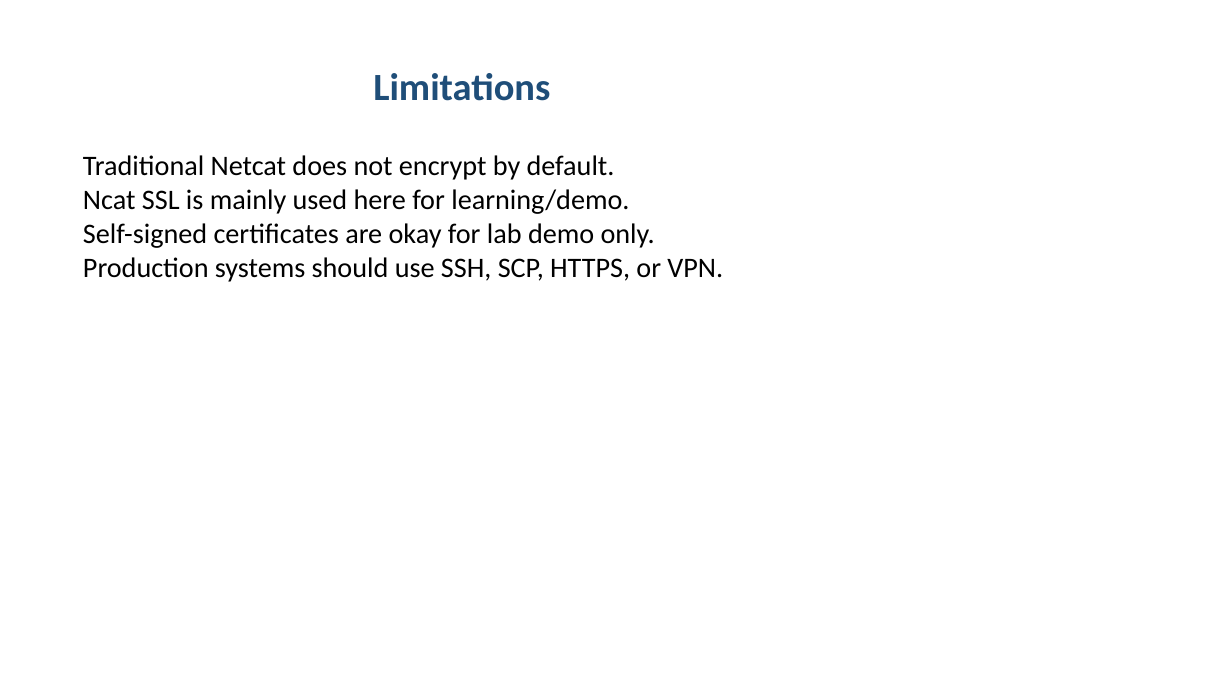
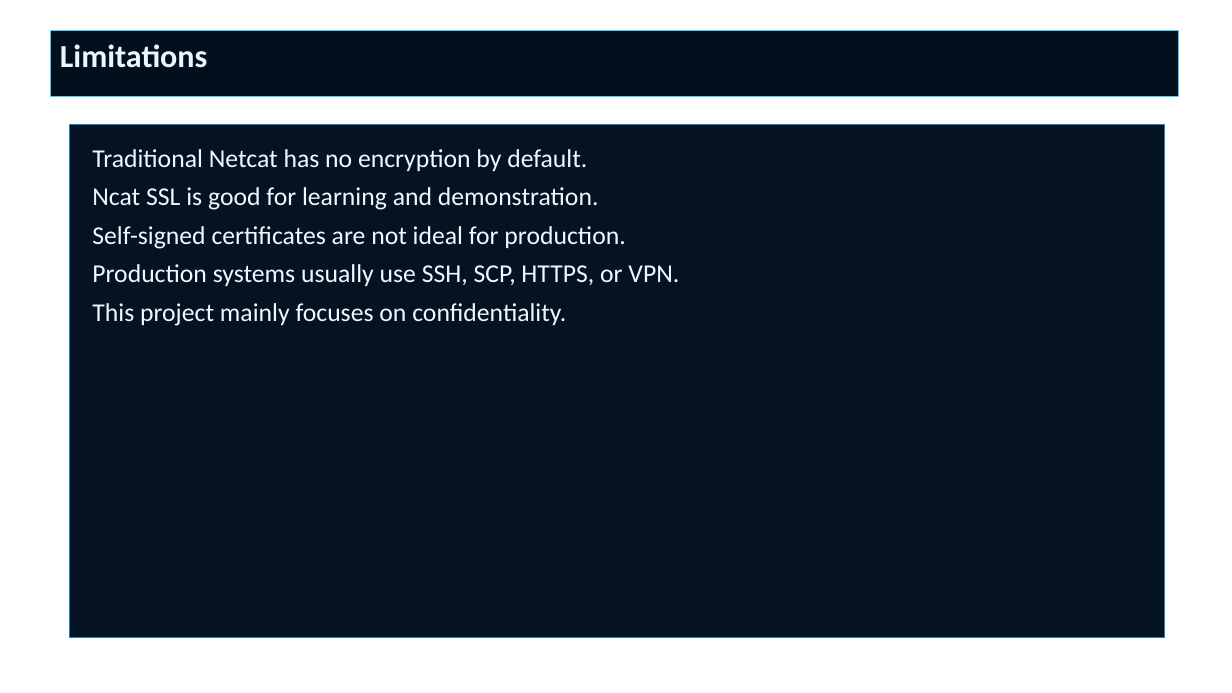
Before and after one commit to aastha2208/campussync-mobile, a slide deck: slide 21 of netcat_aat_project/Secure_Data_Transmission_over_Netcat_Presentation.pptx (slide 14 before the commit). Drawn at 1232x693 pixels with LibreOffice and Linux fonts; fonts in the diff are those of the drawing; background and template pictures are left out. Boxes give left, top, right and bottom in pixels: in the first picture for what was removed or moved away, otherwise in the second. Text is boxed around its words. In the diff, an @@ line names an element or a change of style, - is before the commit and + after.

```diff
--- a/netcat_aat_project/Secure_Data_Transmission_over_Netcat_Presentation.pptx
+++ b/netcat_aat_project/Secure_Data_Transmission_over_Netcat_Presentation.pptx
@@ rectangle "Limitations": place and size @@
-rectangle "Limitations" at (373,73,550,101)
+rectangle "Limitations" at (51,30,1178,97)
@@ rectangle "Limitations" at (51,30,1178,97): size 30 to 25 pt, text colour #1F4E79 to #E8F8FF; alignment centre to left; vertical alignment middle to top; fill none to #040F1E; outline none to #4BCDFF 0.75 pt @@
@@ rectangle "Traditional Netcat has no encryption ...": place and size @@
-rectangle "Traditional Netcat has no encryption ..." at (83,155,723,282)
+rectangle "Traditional Netcat has no encryption ..." at (69,125,1165,638)
@@ rectangle "Traditional Netcat has no encryption ..." at (69,125,1165,638): fill none to #051222; outline none to #2282B4 0.75 pt @@
@@ text in rectangle at (92,149,679,326): text changed; size 22 to 20 pt; text colour #000000 to #ECFAFF @@
-Traditional Netcat does not encrypt by default.
-Ncat SSL is mainly used here for learning/demo.
-Self-signed certificates are okay for lab demo only.
-Production systems should use SSH, SCP, HTTPS, or VPN.
+Traditional Netcat has no encryption by default.
+Ncat SSL is good for learning and demonstration.
+Self-signed certificates are not ideal for production.
+Production systems usually use SSH, SCP, HTTPS, or VPN.
+This project mainly focuses on confidentiality.
```
Also in this commit, not shown: 7 other slides changed, 17 slides added, 8 slides removed, 7 other files.
